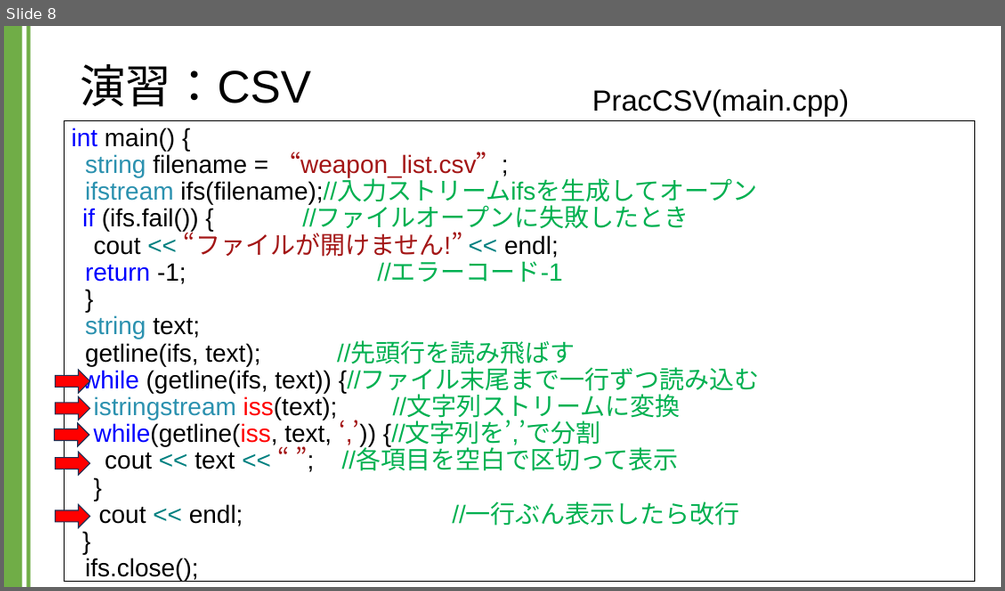
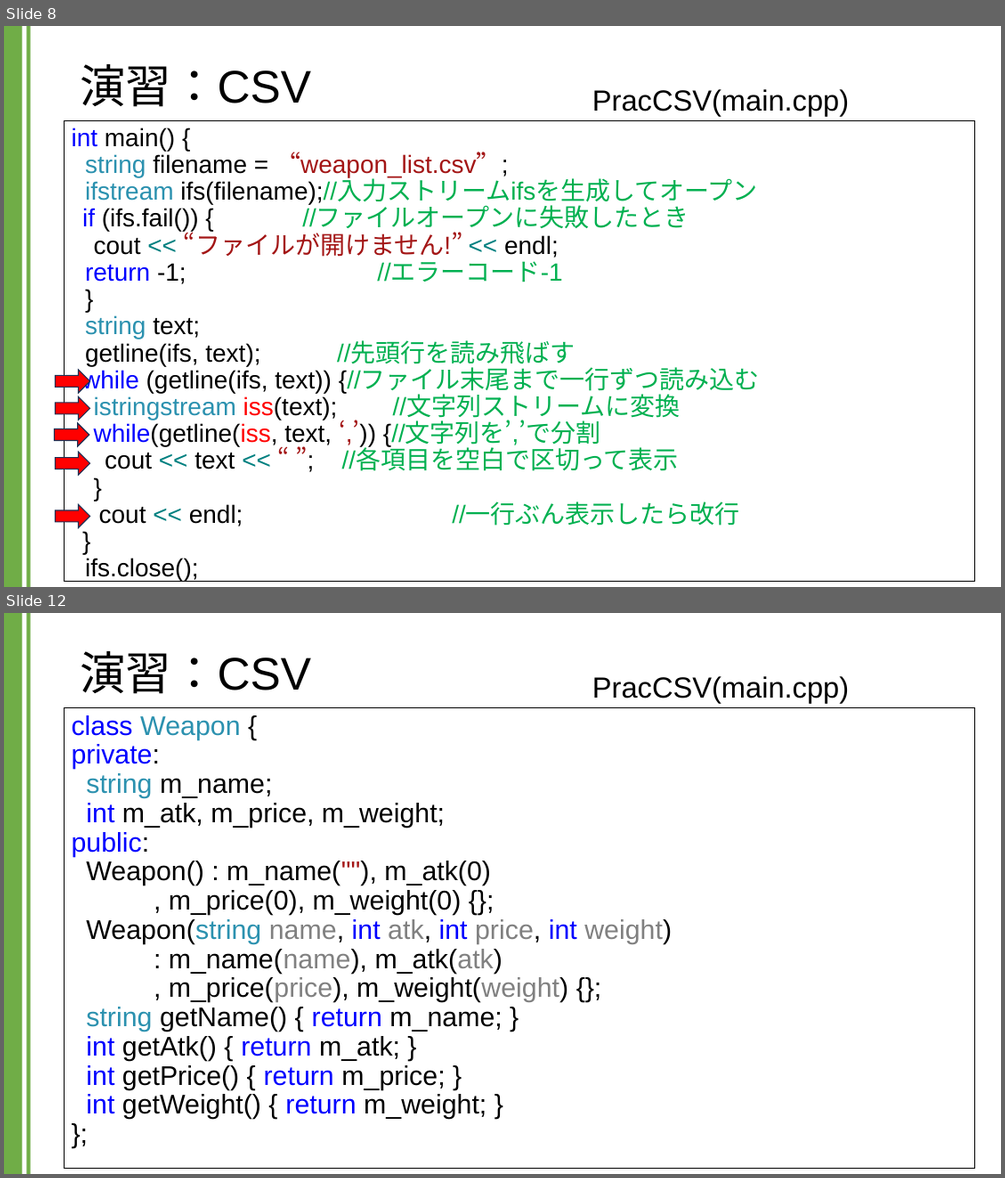
Before and after one commit to kic-murata/cpp2024, a slide deck: 授業資料/演習課題：CSV.pptx. Shown one above the other, each under a label of ours: slide 8 before the commit, slides 8 and 12 after it; the slides between them are not shown. The pictures are 1005x591 and 1005x1178 pixels, drawn with LibreOffice and Linux fonts; fonts in the diff are those of the drawing. Boxes give left, top, right and bottom in pixels: in the first picture for what was removed or moved away, otherwise in the second. Text is boxed around its words. In the diff, an @@ line names an element or a change of style, - is before the commit and + after.

```diff
--- a/授業資料/演習課題：CSV.pptx
+++ b/授業資料/演習課題：CSV.pptx
@@ slide 12 added at <box>4,613,1001,1174</box>, background #FFFFFF; not listed: 2 template elements that a slide beside it also shows @@
@@ title added at <box>80,651,311,694</box>, 44 pt, text #000000 @@
+演習：CSV
@@ text added at <box>592,676,849,703</box>, 28 pt, text #000000 @@
+PracCSV(main.cpp)
@@ text added at <box>64,708,975,1167</box>, fill #FFFFFF, outline #000000 0.75 pt, 26 pt, text #000000 @@
+class Weapon {
+private:
+string m_name;
+int m_atk, m_price, m_weight;
+public:
+Weapon() : m_name(""), m_atk(0)
+, m_price(0), m_weight(0) {};
+Weapon(string name, int atk, int price, int weight)
+: m_name(name), m_atk(atk)
+, m_price(price), m_weight(weight) {};
+string getName() { return m_name; }
+int getAtk() { return m_atk; }
+int getPrice() { return m_price; }
+int getWeight() { return m_weight; }
+};
```
Also in this commit, not shown: 3 other slides added, 1 other file.
